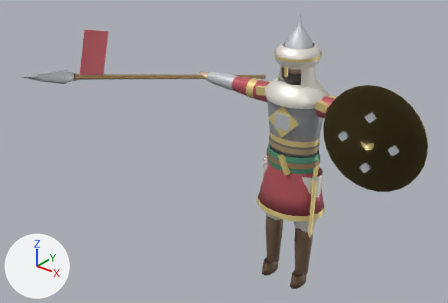
Two versions of the glTF model models/era1/arab_nayzachi.glb, one commit apart.
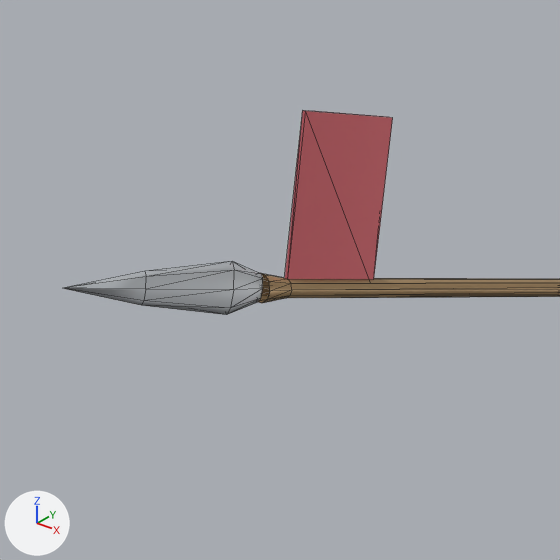
Old and new are each drawn whole from a camera (50 mm lens) standing at (2.072, -3.368, 2.952) and looking at (-0.214, -0.51, 1.179) and again close up on the part from 1% to 34% of the width and 0% to 49% of the height. Arrows for +X, +Y and +Z are at lower left; the lights stay in place. The last two pictures show the newer version. The close-ups show mesh edges as thin lines. Vertices at exactly the same position are counted once.

In view in the first close-up: 'Arab_Nayzachi_Mesh'.
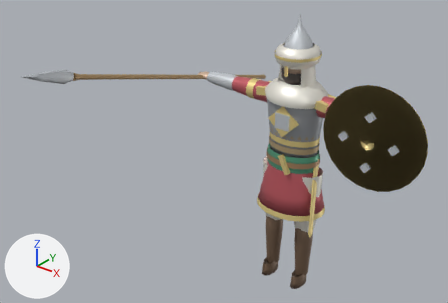
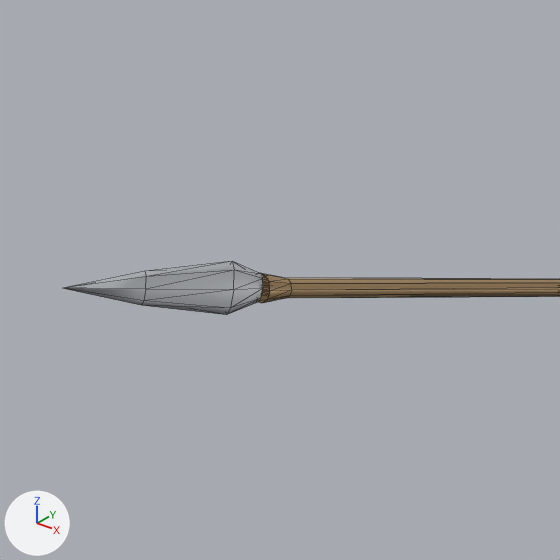
Where the change shows, as pixel boxes (x1, y1, x2, y2) in the close-ups (560 x 560 px):
'Arab_Nayzachi_Mesh', reshaped: before (63, 111, 560, 315); after (63, 261, 560, 315)
part 1 of me_arab_nayzachi_geo, deleted (brown): before (285, 111, 393, 279)

Edits to the bpy script that builds the scene:
```text
Change me_arab_nayzachi_geo:
    used by ob_arab_nayzachi_mesh; location = (0.0, 0.0, 0.0)
    remove me_arab_nayzachi_geo.from_pydata(...)  # 2024 vertices, 3050 faces; spans x -0.86..1.01, y -1.55..0.78, z 0.0..2.02
    add me_arab_nayzachi_geo.from_pydata(...)  # 2020 vertices, 3040 faces; spans x -0.86..1.01, y -1.55..0.78, z 0.0..2.02
    me_arab_nayzachi_geo part 1
    4 vertices are removed from x -0.8, y -1.08..-0.9, z 1.96..2.01
    10 faces are deleted
    other edits to the shape of me_arab_nayzachi_geo do not show in these pictures
```
